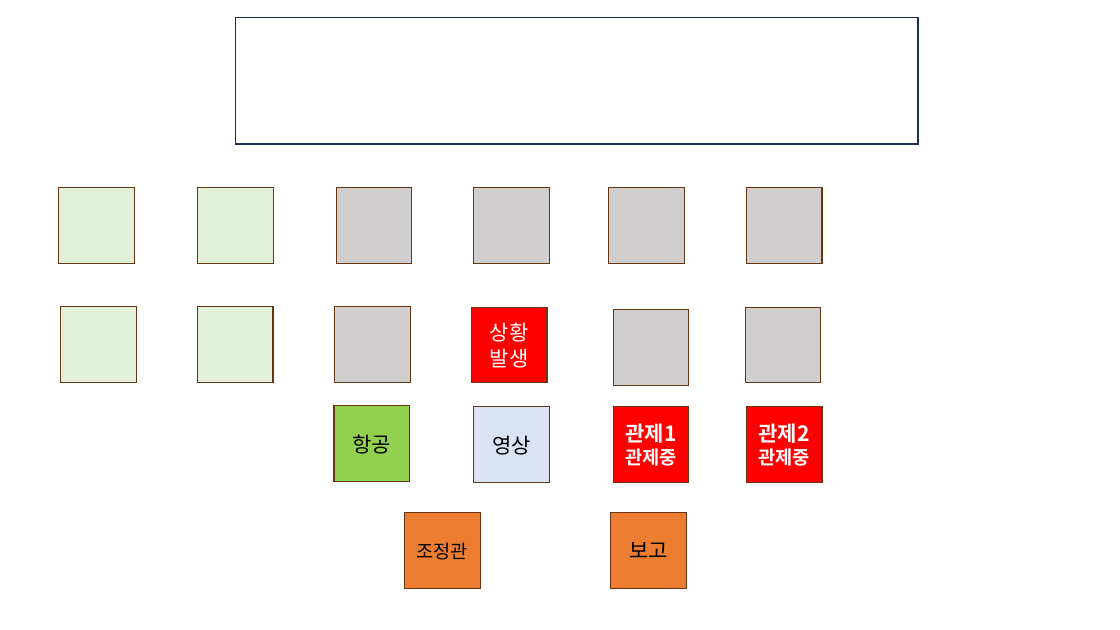
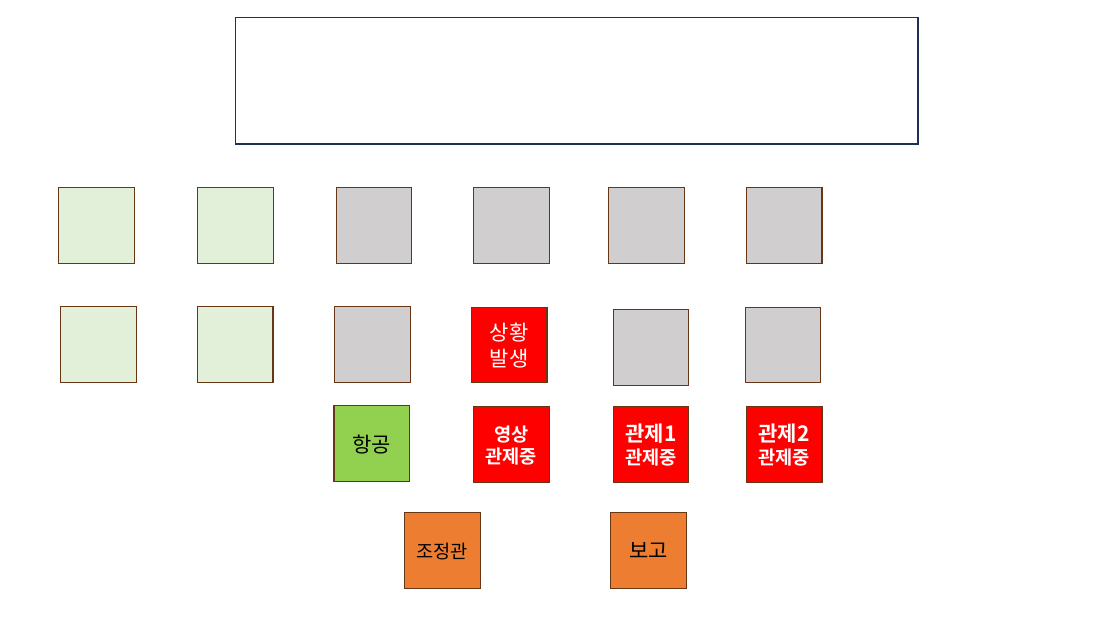
Before and after one commit to Chunopark/fire1, a slide deck: slide 23 of 3팀 상황실 전술.pptx (slide 22 before the commit). Drawn at 1120x630 pixels with LibreOffice and Linux fonts; fonts in the diff are those of the drawing. Boxes give left, top, right and bottom in pixels: in the first picture for what was removed or moved away, otherwise in the second. Text is boxed around its words. In the diff, an @@ line names an element or a change of style, - is before the commit and + after.

```diff
--- a/3팀 상황실 전술.pptx
+++ b/3팀 상황실 전술.pptx
@@ rectangle "영상" at <box>474,407,549,482</box>: fill #DAE3F3 to #FF0000 @@
@@ text in rectangle at <box>486,447,537,465</box>: paragraph added @@
+관제중
@@ text in rectangle at <box>494,425,528,443</box>: size 18 to 16 pt, text colour #000000 to #FFFFFF, bold on in "영상" @@
```
Also in this commit, not shown: 7 other slides changed, 1 slide added.
